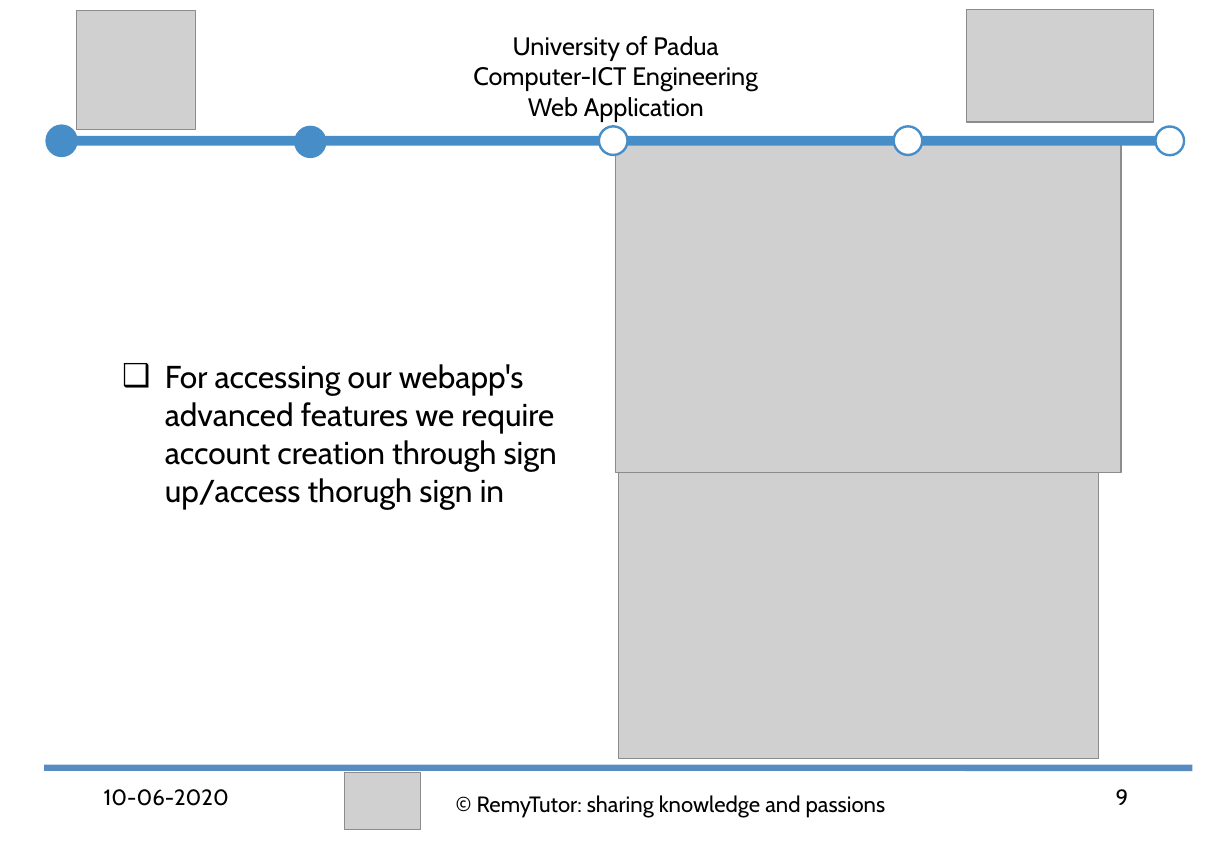
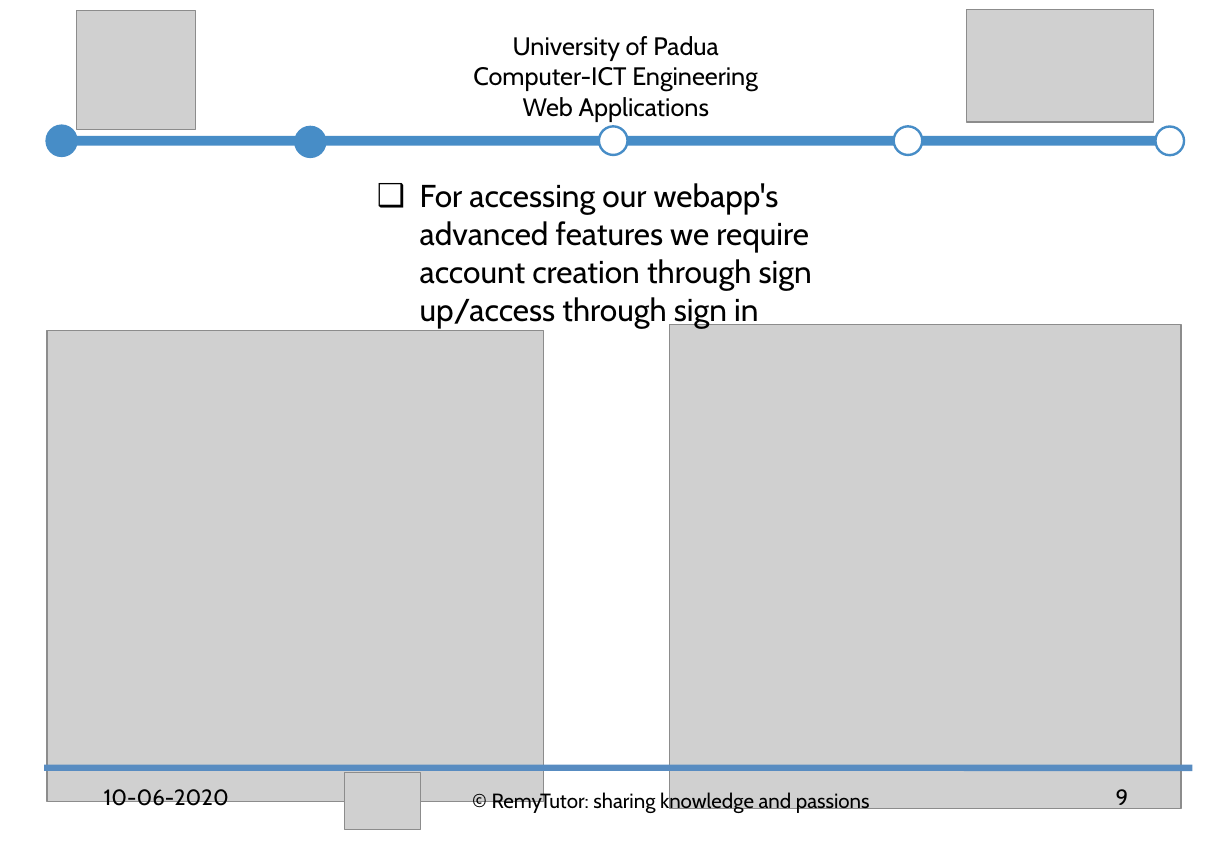
Before and after one commit to abahmadb/Web-Applications, a slide deck: slide 9 of HW2-RemyTutor-2019-2020.ppt. Drawn at 1232x853 pixels with LibreOffice and Linux fonts; fonts in the diff are those of the drawing; grey boxes stand for pictures. Boxes give left, top, right and bottom in pixels: in the first picture for what was removed or moved away, otherwise in the second. Text is boxed around its words. In the diff, an @@ line names an element or a change of style, - is before the commit and + after.

```diff
--- a/HW2-RemyTutor-2019-2020.ppt
+++ b/HW2-RemyTutor-2019-2020.ppt
@@ text at <box>523,97,709,122</box>: text changed @@
-Web Application
+Web Applications
@@ text at <box>420,183,812,328</box>: text changed @@
-❑ For accessing our webapp's advanced features we require account creation through sign up/access thorugh sign in
+❑ For accessing our webapp's advanced features we require account creation through sign up/access through sign in
@@ picture: place and size @@
-picture at <box>618,442,1099,758</box>
+picture at <box>669,324,1181,807</box>
@@ picture: place and size @@
-picture at <box>615,138,1119,473</box>
+picture at <box>47,331,543,801</box>
@@ text "© RemyTutor: sharing knowledge and ..." at <box>492,790,870,813</box>: size 14 to 12.9 pt; line spacing 1 to 0.9 @@
```
Also in this commit, not shown: 23 other slides changed.
